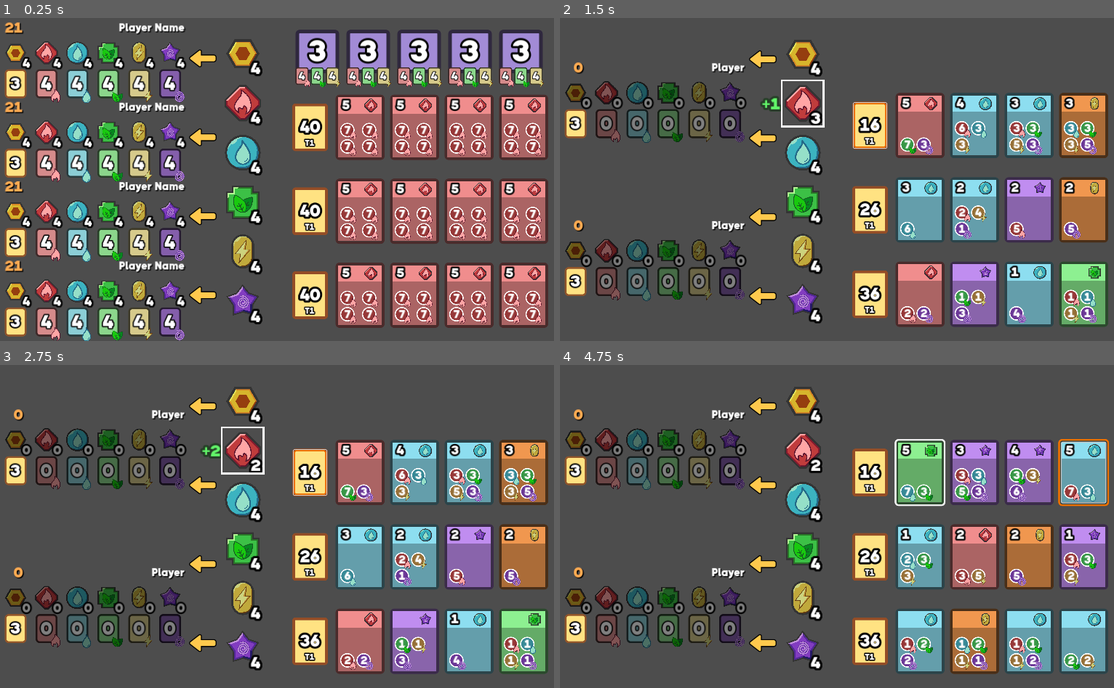
Above: before the commit, frames 1-4 (two rows, left to right).
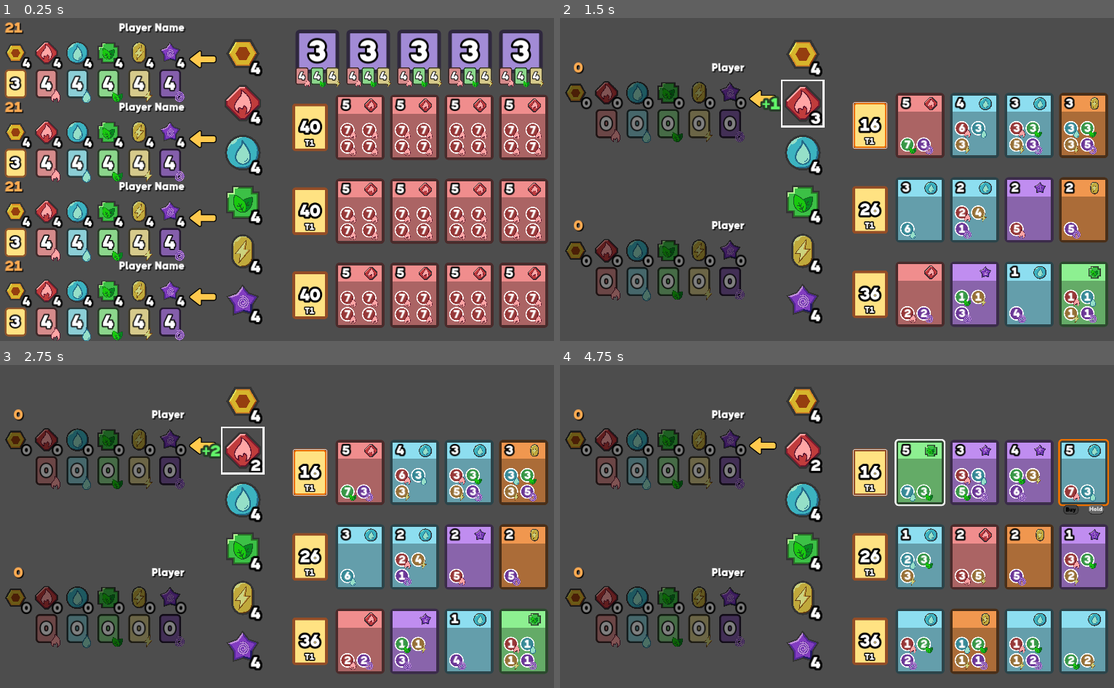
Above: after the commit, the same moments.

Repository: ShinyDeagle/Glid
Game: Godot game, scene res://Scenes/Main.tscn
Same seed, same stepped clock (60 frames per second), same inputs: the game is played once before the commit and once after it.
Inputs (mouse positions are in pixels of both pictures, inside the frame that each line leads up to):
- Up to frame 1 (0.25 s): no input
- Up to frame 2 (1.5 s): click (870, 127) at 0.52 s; click (803, 101) at 1.27 s
- Up to frame 3 (2.75 s): click (243, 448) at 2.02 s
- Up to frame 4 (4.75 s): tap Enter at 2.75, 4.25 s; move the mouse to (975, 507) at 2.77 s; tap Backspace at 2.85, 3.6, 4.35 s; click (975, 507) at 2.92 s; tap Space at 3.02, 3.5, 3.77 s; move the mouse to (731, 539) at 3.52 s; click (731, 539) at 3.67 s; move the mouse to (903, 452) at 4.27 s; click (903, 452) at 4.42 s

The runs differ from the first frame. In frame 1, 0.4% of the frame differs, in the area x 34-40%, y 9-90%; in frame 2, 1.4%; in frame 3, 1.4%; in frame 4, 1.8%, in the area x 0-99%, y 10-89%.
Error before the commit: Invalid type in 'int' constructor. Cannot convert argument 1 from StringName to String. (res://Scenes/Game/Session.gd:25)
Error after the commit: Invalid access to property or key 'deck' on a base object of type 'Nil'. (res://Scenes/Game/Session.gd:421)

Commit message:
Added Buying Cards, Fixed some issues with player turns.

Diff:
--- a/Scenes/Game/Card.tscn
+++ b/Scenes/Game/Card.tscn
@@ -70,6 +70,7 @@
 script = ExtResource("1_x1up3")
 
 [node name="Rotator" type="Control" parent="."]
+unique_name_in_owner = true
 layout_mode = 1
 anchors_preset = 8
 anchor_left = 0.5
@@ -80,6 +81,7 @@
 grow_vertical = 2
 
 [node name="Scaler" type="Control" parent="Rotator"]
+unique_name_in_owner = true
 layout_mode = 1
 anchors_preset = 8
 anchor_left = 0.5
@@ -183,6 +185,7 @@
 size_flags_horizontal = 2
 
 [node name="Button" type="Button" parent="Rotator/Scaler"]
+unique_name_in_owner = true
 custom_minimum_size = Vector2(96, 132)
 layout_mode = 1
 anchors_preset = 15
@@ -194,6 +197,7 @@
 offset_bottom = 66.0
 grow_horizontal = 2
 grow_vertical = 2
+focus_mode = 0
 theme_override_styles/disabled = SubResource("StyleBoxFlat_8w0g0")
 theme_override_styles/hover = SubResource("StyleBoxFlat_lqml6")
 theme_override_styles/pressed = SubResource("StyleBoxFlat_8gtw1")
--- a/Scenes/Game/Deck.tscn
+++ b/Scenes/Game/Deck.tscn
@@ -65,6 +65,7 @@
 offset_bottom = 132.0
 
 [node name="Rotator" type="Control" parent="."]
+unique_name_in_owner = true
 layout_mode = 1
 anchors_preset = 8
 anchor_left = 0.5
@@ -75,6 +76,7 @@
 grow_vertical = 2
 
 [node name="Scaler" type="Control" parent="Rotator"]
+unique_name_in_owner = true
 layout_mode = 1
 anchors_preset = 8
 anchor_left = 0.5
--- a/Scenes/Game/Player_Arrow.tscn
+++ b/Scenes/Game/Player_Arrow.tscn
@@ -5,6 +5,8 @@
 [node name="Player1_Arrow" type="TextureRect"]
 modulate = Color(1, 0.79, 0.3, 1)
 custom_minimum_size = Vector2(0, 174)
+size_flags_horizontal = 3
+size_flags_vertical = 3
 texture = ExtResource("1_lorm0")
 expand_mode = 1
 stretch_mode = 5
--- a/Scenes/Game/Session.gd
+++ b/Scenes/Game/Session.gd
@@ -22,7 +22,7 @@
 	current_player = ordered_players[current_index]
 
 	for arrow : TextureRect in %Arrows.get_children().duplicate():
-		var show_arrow : bool = int(arrow.name) - 1 == current_index
+		var show_arrow : bool = int(str(arrow.name)) - 1 == current_index
 		arrow.visibility_layer = 0 if not show_arrow else 1
 
 func _ready() -> void:
@@ -50,6 +50,14 @@
 	%Gem_Psychic.get_node("%Button").mouse_exited.connect(_hover_exit_gem)
 	%Gem_Psychic.get_node("%Button").gui_input.connect(_gem_press)
 	%Gem_Psychic.get_node("%Button").visible = true
+
+	%Buy_Control.visible = false
+	%Buy.pressed.connect(_on_buy, CONNECT_DEFERRED)
+	%Hold.pressed.connect(_on_hold, CONNECT_DEFERRED)
+
+	%T1.get_node("%Button").pressed.connect(_on_select_deck.bind(%T1))
+	%T2.get_node("%Button").pressed.connect(_on_select_deck.bind(%T2))
+	%T3.get_node("%Button").pressed.connect(_on_select_deck.bind(%T3))
 
 var hover_gem_type : String = ""
 func _hover_enter_gem(type: String) -> void:
@@ -95,10 +103,12 @@
 	players.append(Player.new())
 
 	Utils.free_children(%Players, true)
+	Utils.free_children(%Arrows, true)
 	for p : Player in players:
 		var visual : GamePlayer = AssetLoader.PLAYER.instantiate() as GamePlayer
 		var arrow : TextureRect = AssetLoader.PLAYER_ARROW.instantiate() as TextureRect
 
+		%Arrows.add_child(arrow)
 		%Players.add_child(visual)
 		visual.setup(p)
 		visual.update.emit()
@@ -125,9 +135,9 @@
 	t3_pool.shuffle()
 
 	for i in range(MAX_CARDS_PER_TIER):
-		add_new_card(1)
-		add_new_card(2)
-		add_new_card(3)
+		add_new_card(1, i)
+		add_new_card(2, i)
+		add_new_card(3, i)
 
 	_next_player()
 
@@ -142,18 +152,25 @@
 	if not success:
 		return
 
+	var index : int = 0
 	var data : CardData = what.data
 	if data.card_tier == 1:
+		index = %Tier_1.get_children().find(what)
 		t1_pool.erase(data)
 	elif data.card_tier == 2:
+		index = %Tier_2.get_children().find(what)
 		t2_pool.erase(data)
 	elif data.card_tier == 3:
+		index = %Tier_3.get_children().find(what)
 		t3_pool.erase(data)
 
 	what.queue_free()
-	add_new_card(data.card_tier)
-
-func add_new_card(tier: int) -> void:
+	add_new_card(data.card_tier, index)
+
+	%Buy_Control.visible = false
+	_on_end_turn()
+
+func add_new_card(tier: int, index: int) -> void:
 	var new_card : CardData = null
 
 	if tier == 1:
@@ -171,14 +188,18 @@
 
 	if tier == 1:
 		%Tier_1.add_child(card)
+		%Tier_1.move_child(card, index)
 		%T1.get_node("%Amount").text = str(t1_pool.size())
 	elif tier == 2:
 		%Tier_2.add_child(card)
+		%Tier_2.move_child(card, index)
 		%T2.get_node("%Amount").text = str(t2_pool.size())
 	elif tier == 3:
 		%Tier_3.add_child(card)
+		%Tier_3.move_child(card, index)
 		%T3.get_node("%Amount").text = str(t3_pool.size())
 
+	card.get_node("%Button").pressed.connect(_on_select_card.bind(card))
 	card.size_flags_horizontal = Control.SIZE_EXPAND_FILL
 	card.update()
 
@@ -206,7 +227,22 @@
 		return
 
 	if gems_taken == 1:
+		var double_dip : bool = false
+		match type:
+			"Fire":
+				double_dip = fire_taking >= 1 and fire_gems <= 2 and type == first_take
+			"Water":
+				double_dip = water_taking >= 1 and water_gems <= 2 and type == first_take
+			"Grass":
+				double_dip = grass_taking >= 1 and grass_gems <= 2 and type == first_take
+			"Electric":
+				double_dip = electric_taking >= 1 and electric_gems <= 2 and type == first_take
+			"Psychic":
+				double_dip = psychic_taking >= 1 and psychic_gems <= 2 and type == first_take
+
 		spread_take = not type == first_take
+		if not spread_take and double_dip:
+			return
 
 	if not spread_take and gems_taken == 2:
 		return
@@ -321,6 +357,87 @@
 		second_take = ""
 	if gems_taken == 0:
 		first_take = ""
+
+var selected_card : Card = null
+const PLAYER_MAX_DECK_SIZE : int = 3
+func _on_select_card(card: Card) -> void:
+	if card == null:
+		return
+
+	if selected_card != null and selected_card == card:
+		_on_deselect()
+		return
+
+	%Buy_Control.visible = true
+	%Buy_Control.global_position = card.get_node("%Scaler").global_position
+	selected_card = card
+
+	var data : CardData = selected_card.data
+	%Buy.disabled = not data.can_afford(current_player)
+	%Hold.disabled = current_player.deck.size() >= PLAYER_MAX_DECK_SIZE
+
+func _on_buy() -> void:
+	if not selected_card:
+		return
+
+	var data : CardData = selected_card.data
+	if not data.can_afford(current_player):
+		return
+
+	buy_card(current_player, selected_card)
+
+func _on_hold() -> void:
+	return
+
+	if not selected_card and not selected_deck:
+		return
+
+	var data : CardData = selected_card.data
+	if not data.can_afford(current_player):
+		return
+
+	var visual : GamePlayer = player_to_visual[current_player] as GamePlayer
+	var success : bool = visual.buy_card(selected_card)
+
+	if not success:
+		return
+
+	_on_end_turn()
+
+var selected_deck : Control = null
+var selected_tier : int = -1
+func _on_select_deck(deck: Control) -> void:
+	selected_card = null
+
+	if selected_deck != null and deck == selected_deck:
+		_on_deselect()
+		return
+
+	selected_deck = deck
+
+	%Buy_Control.global_position = deck.get_node("%Scaler").global_position
+
+	%Buy.disabled = true
+	%Hold.disabled = current_player.deck.size() >= PLAYER_MAX_DECK_SIZE
+
+	if deck == %T1:
+		selected_tier = 1
+	if deck == %T2:
+		selected_tier = 2
+	if deck == %T3:
+		selected_tier = 3
+
+
+
+func _on_deselect() -> void:
+	if selected_card != null:
+		selected_card.get_node("%Button").set_pressed_no_signal(false)
+	if selected_deck != null:
+		selected_deck.get_node("%Button").set_pressed_no_signal(false)
+
+	%Buy_Control.visible = false
+	selected_tier = -1
+	selected_card = null
 
 func _on_end_turn() -> void:
 	%Gem_Fire.get_node("%Taking").visible = false
@@ -354,3 +471,10 @@
 
 	visual.update.emit()
 	_next_player()
+
+func update_gems() -> void:
+	%Gem_Fire.get_node("%Amount").text = str(fire_gems)
+	%Gem_Water.get_node("%Amount").text = str(water_gems)
+	%Gem_Grass.get_node("%Amount").text = str(grass_gems)
+	%Gem_Electric.get_node("%Amount").text = str(electric_gems)
+	%Gem_Psychic.get_node("%Amount").text = str(psychic_gems)
--- a/Scenes/Game/Session.tscn
+++ b/Scenes/Game/Session.tscn
@@ -323,7 +323,6 @@
 
 [node name="Buy_Control" type="Control" parent="."]
 unique_name_in_owner = true
-visible = false
 anchors_preset = 0
 offset_left = 799.0
 offset_top = 623.0
--- a/Scripts/Factory/CardData.gd
+++ b/Scripts/Factory/CardData.gd
@@ -71,10 +71,10 @@
 		return false
 
 	var fire_to_pay : int = max(0, card_fire_cost - who.fire_cards - who.fire_gems)
-	var water_to_pay : int = max(0, card_water_cost - who.water_cards - who.fire_gems)
-	var grass_to_pay : int = max(0, card_grass_cost - who.grass_cards - who.fire_gems)
-	var electric_to_pay : int = max(0, card_electric_cost - who.electric_cards - who.fire_gems)
-	var psychic_to_pay : int = max(0, card_psychic_cost - who.psychic_cards - who.fire_gems)
+	var water_to_pay : int = max(0, card_water_cost - who.water_cards - who.water_gems)
+	var grass_to_pay : int = max(0, card_grass_cost - who.grass_cards - who.grass_gems)
+	var electric_to_pay : int = max(0, card_electric_cost - who.electric_cards - who.electric_gems)
+	var psychic_to_pay : int = max(0, card_psychic_cost - who.psychic_cards - who.psychic_gems)
 	var leftover : int = fire_to_pay + \
 		water_to_pay + \
 		grass_to_pay + \
--- a/Scripts/Game/GamePlayer.gd
+++ b/Scripts/Game/GamePlayer.gd
@@ -31,6 +31,8 @@
 	_update_stash(%Stash_Electric, player.electric_cards)
 	_update_stash(%Stash_Psychic, player.psychic_cards)
 
+	_update_deck()
+
 func _update_points() -> void:
 	if not player:
 		return
@@ -48,6 +50,9 @@
 	label.text = str(amt)
 
 	what.modulate = Color.WHITE.darkened(0.5) if amt <= 0 else Color.WHITE
+
+func _update_deck() -> void:
+	%Player_Deck.visibility_layer = 0
 
 func buy_card(what: Card) -> bool:
 	var data : CardData = what.data
@@ -72,13 +77,14 @@
 	Session.inst().grass_gems += min(player.grass_gems, grass_to_pay)
 	Session.inst().electric_gems += min(player.electric_gems, electric_to_pay)
 	Session.inst().psychic_gems += min(player.psychic_gems, psychic_to_pay)
+	Session.inst().update_gems()
 
 	player.fire_gems -= fire_to_pay
 	player.water_gems -= water_to_pay
 	player.grass_gems -= grass_to_pay
 	player.electric_gems -= electric_to_pay
 	player.psychic_gems -= psychic_to_pay
-	player.gold -= gold_cost
+	player.gold -= max(0, gold_cost)
 
 	player.points += data.card_points
 
@@ -101,7 +107,8 @@
 			player.psychic_cards += 1
 
 func get_gem_total() -> int:
-	return player.fire_gems \
+	return player.gold \
+		+ player.fire_gems \
 		+ player.water_gems \
 		+ player.grass_gems \
 		+ player.electric_gems \
